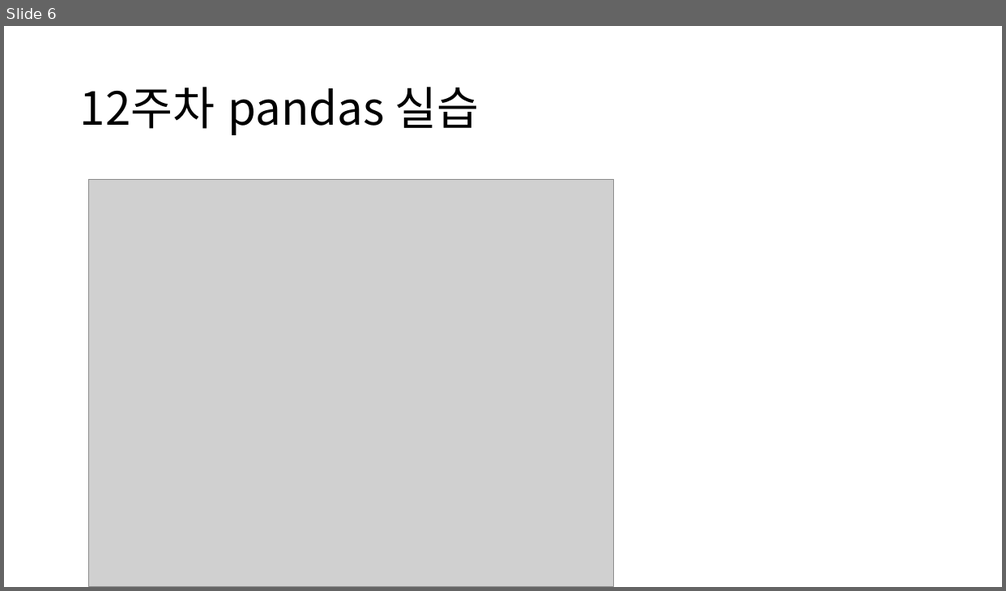
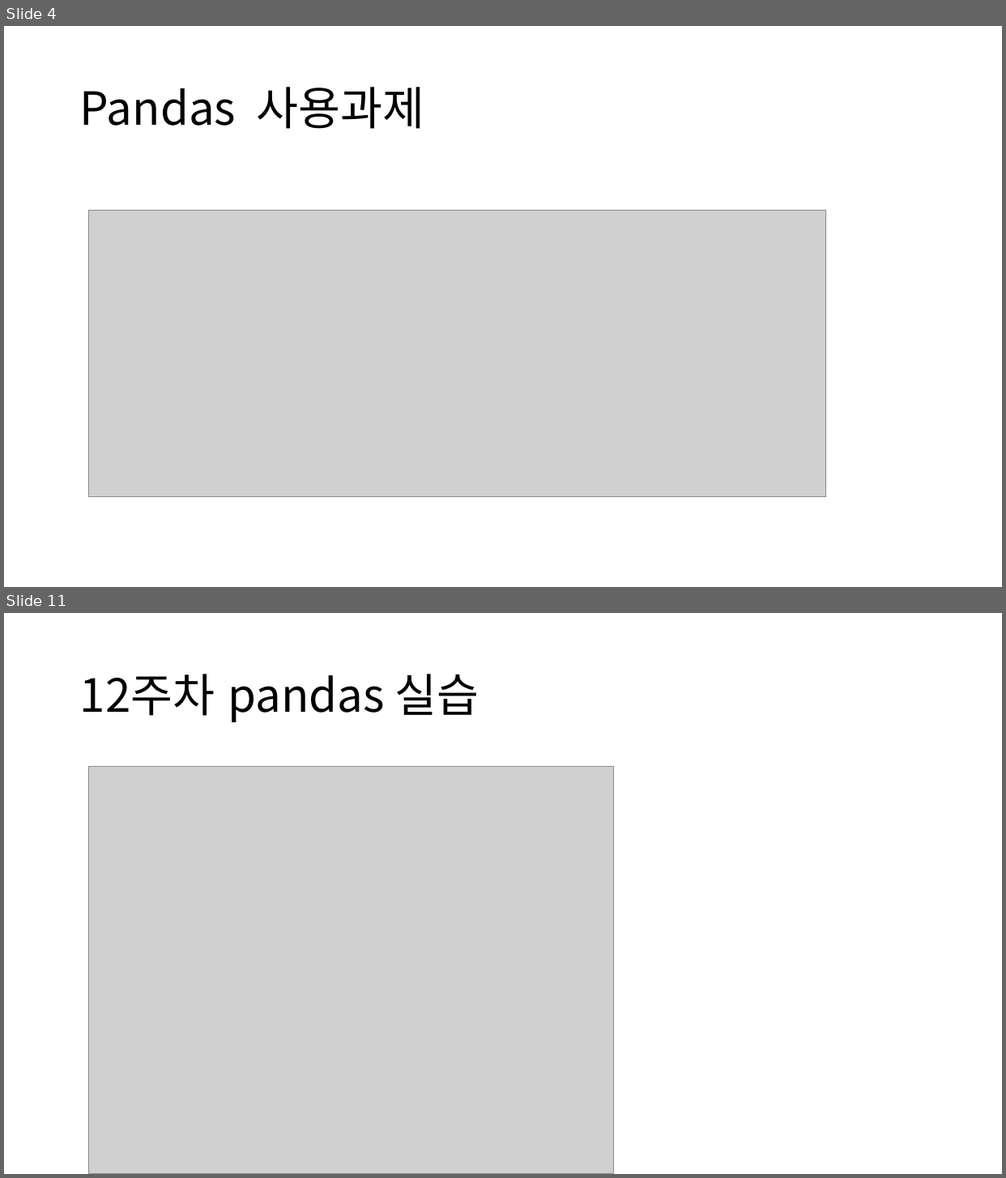
Before and after one commit to iceman67/DataAnalysis, a slide deck: 12주차-데이터 분석-온라인.pptx. Shown one above the other, each under a label of ours: slide 6 before the commit, slides 4 and 11 after it; the slides between them are not shown. The pictures are 1006x591 and 1006x1178 pixels, drawn with LibreOffice and Linux fonts; fonts in the diff are those of the drawing; grey boxes stand for pictures. Boxes give left, top, right and bottom in pixels: in the first picture for what was removed or moved away, otherwise in the second. Text is boxed around its words. In the diff, an @@ line names an element or a change of style, - is before the commit and + after.

```diff
--- a/12주차-데이터 분석-온라인.pptx
+++ b/12주차-데이터 분석-온라인.pptx
@@ slide 4 added at box(4, 26, 1002, 587), background #FFFFFF @@
@@ title added at box(80, 87, 425, 129), 44 pt, text #000000 @@
+Pandas 사용과제
@@ picture added at box(89, 210, 826, 497) @@
@@ what was slide 6 is now slide 11 @@
```
Also in this commit, not shown: 3 slides changed, 4 other slides added.
